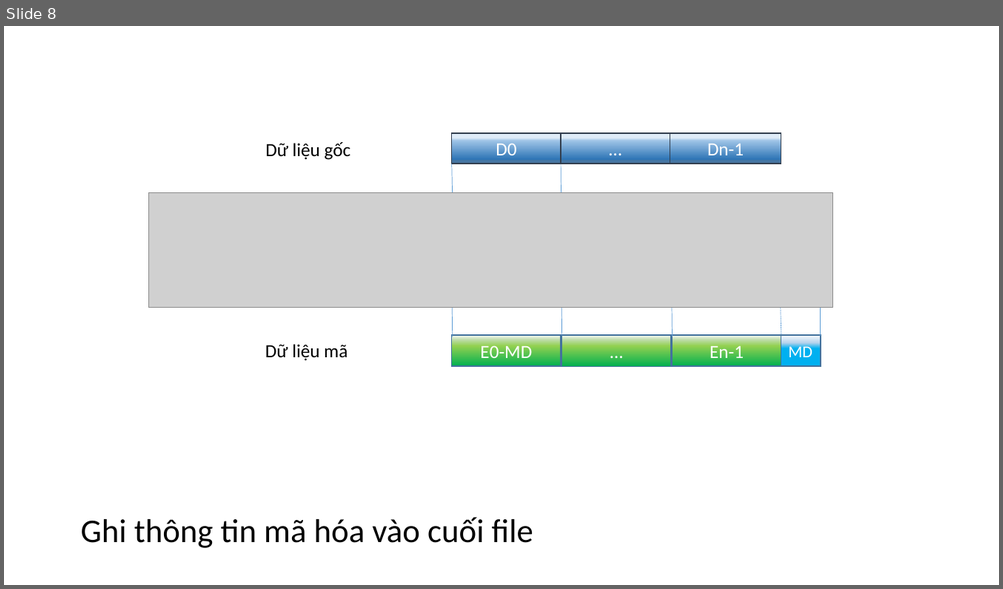
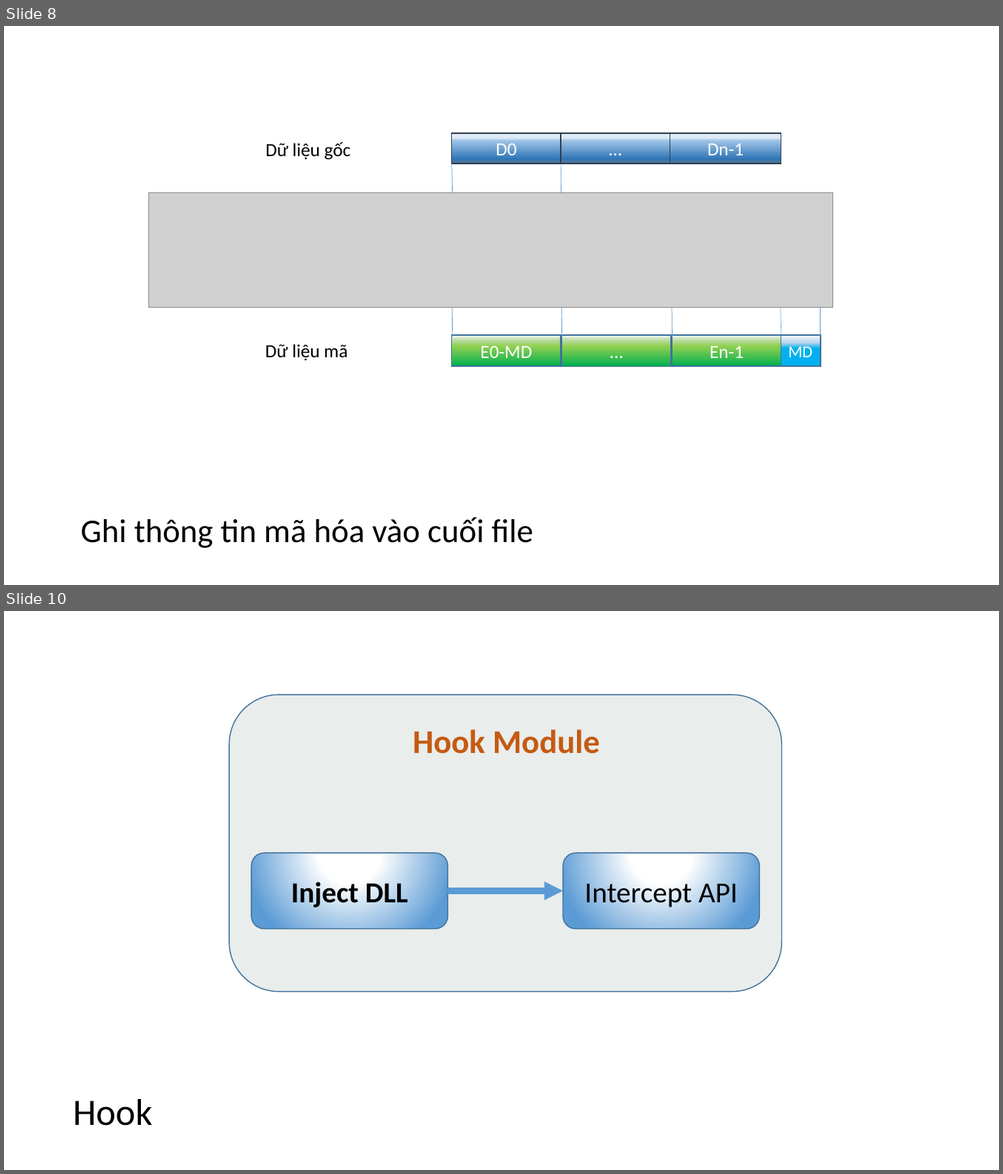
Before and after one commit to dotrungduchd/LUANVAN, a slide deck: Document/SODO.pptx. Shown one above the other, each under a label of ours: slide 8 before the commit, slides 8 and 10 after it; the slides between them are not shown. The pictures are 1003x589 and 1003x1174 pixels, drawn with LibreOffice and Linux fonts; fonts in the diff are those of the drawing; grey boxes stand for pictures. Boxes give left, top, right and bottom in pixels: in the first picture for what was removed or moved away, otherwise in the second. Text is boxed around its words. In the diff, an @@ line names an element or a change of style, - is before the commit and + after.

```diff
--- a/Document/SODO.pptx
+++ b/Document/SODO.pptx
@@ slide 10 added at (x1=4, y1=611, x2=999, y2=1170), background #FFFFFF @@
@@ rounded rectangle added at (x1=229, y1=695, x2=782, y2=991), fill #E9EDEC, outline #43739E 1 pt @@
@@ text added at (x1=412, y1=729, x2=600, y2=754), 32 pt, text #C55A11, bold @@
+Hook Module
@@ rounded rectangle added at (x1=252, y1=854, x2=448, y2=930), fill gradient #FFFFFF to #5B9BD5, outline #43739E 1 pt, 28 pt, text #000000, bold @@
+Inject DLL
@@ rounded rectangle added at (x1=563, y1=854, x2=759, y2=930), fill gradient #FFFFFF to #5B9BD5, outline #43739E 1 pt, 28 pt, text #000000 @@
+Intercept API
@@ arrow added from (448, 891) to (563, 891), #5B9BD5 6 pt @@
@@ text added at (x1=73, y1=1099, x2=152, y2=1126), 36 pt, text #000000 @@
+Hook
```
Also in this commit, not shown: 1 slide changed, 3 other slides added, 1 other file.
